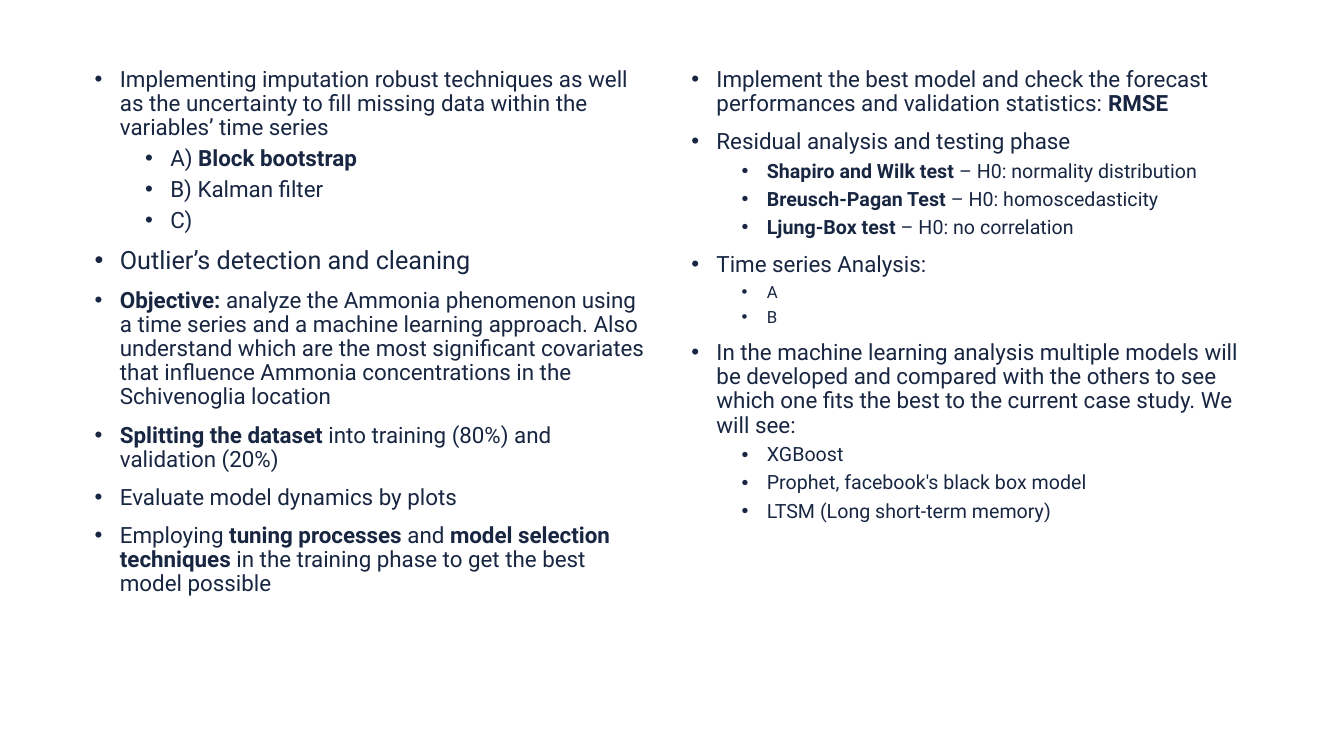
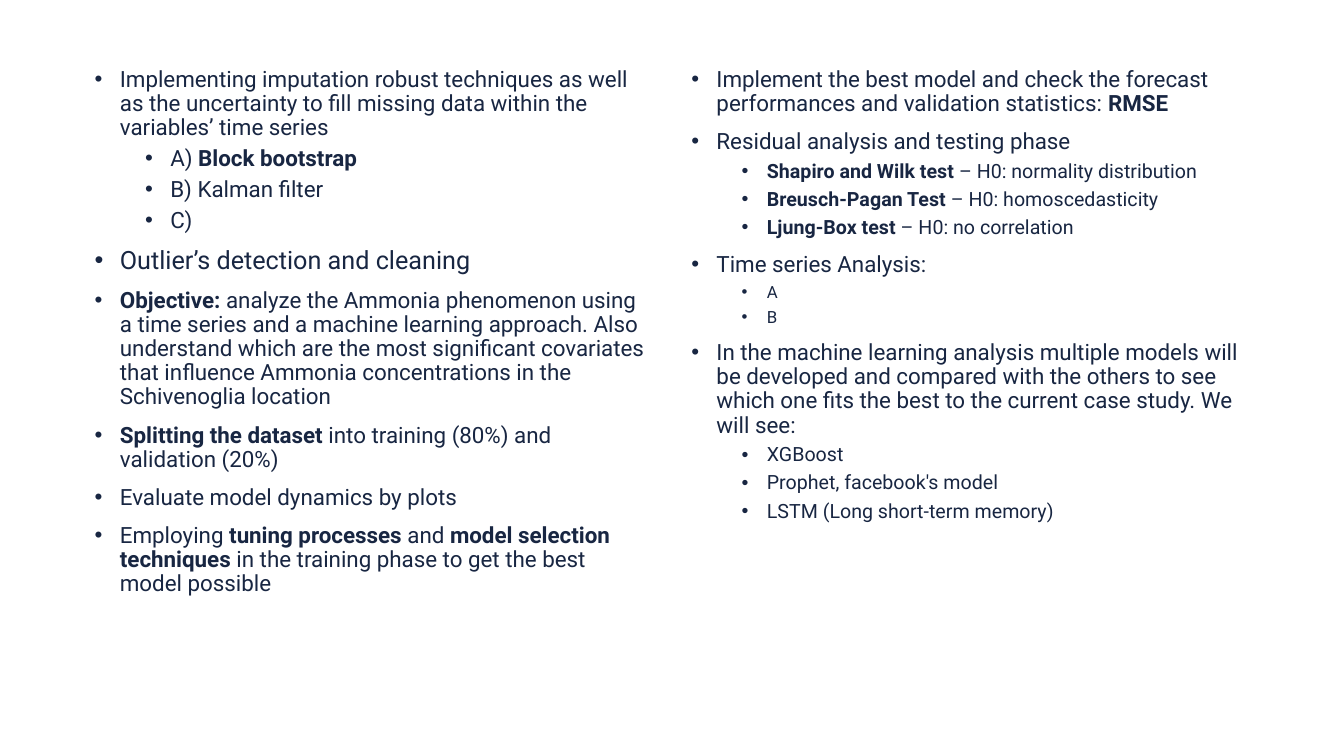
Before and after one commit to silviufilote/S4HDD, a slide deck: slide 9 of Time series project/documentation/slides.pptx. Drawn at 1344x756 pixels with LibreOffice and Linux fonts; fonts in the diff are those of the drawing; background and template pictures are left out. Boxes give left, top, right and bottom in pixels: in the first picture for what was removed or moved away, otherwise in the second. Text is boxed around its words. In the diff, an @@ line names an element or a change of style, - is before the commit and + after.

```diff
--- a/Time series project/documentation/slides.pptx
+++ b/Time series project/documentation/slides.pptx
@@ text at (x1=767, y1=474, x2=1054, y2=523): text changed @@
-  • Prophet, facebook's black box model
-  • LTSM (Long short-term memory)
+  • Prophet, facebook's model
+  • LSTM (Long short-term memory)
```
Also in this commit, not shown: 5 other slides changed, 3 other files.
